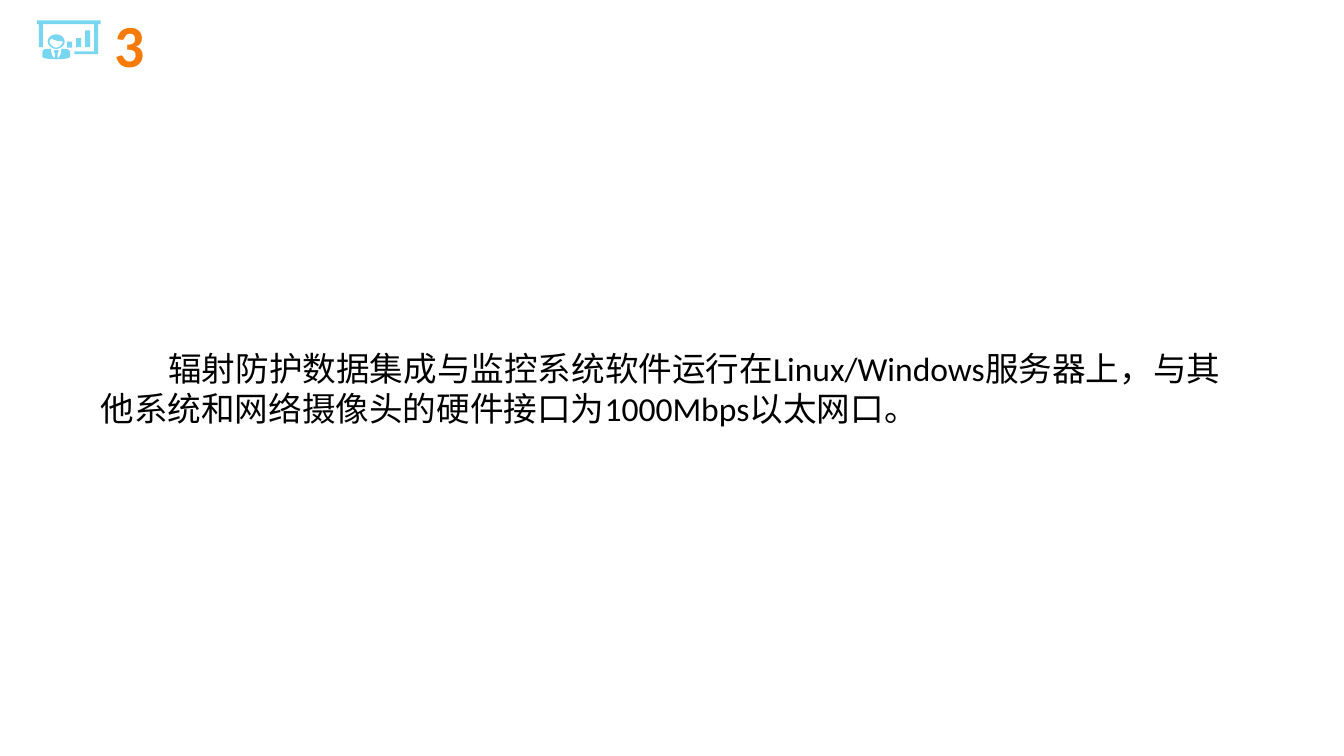
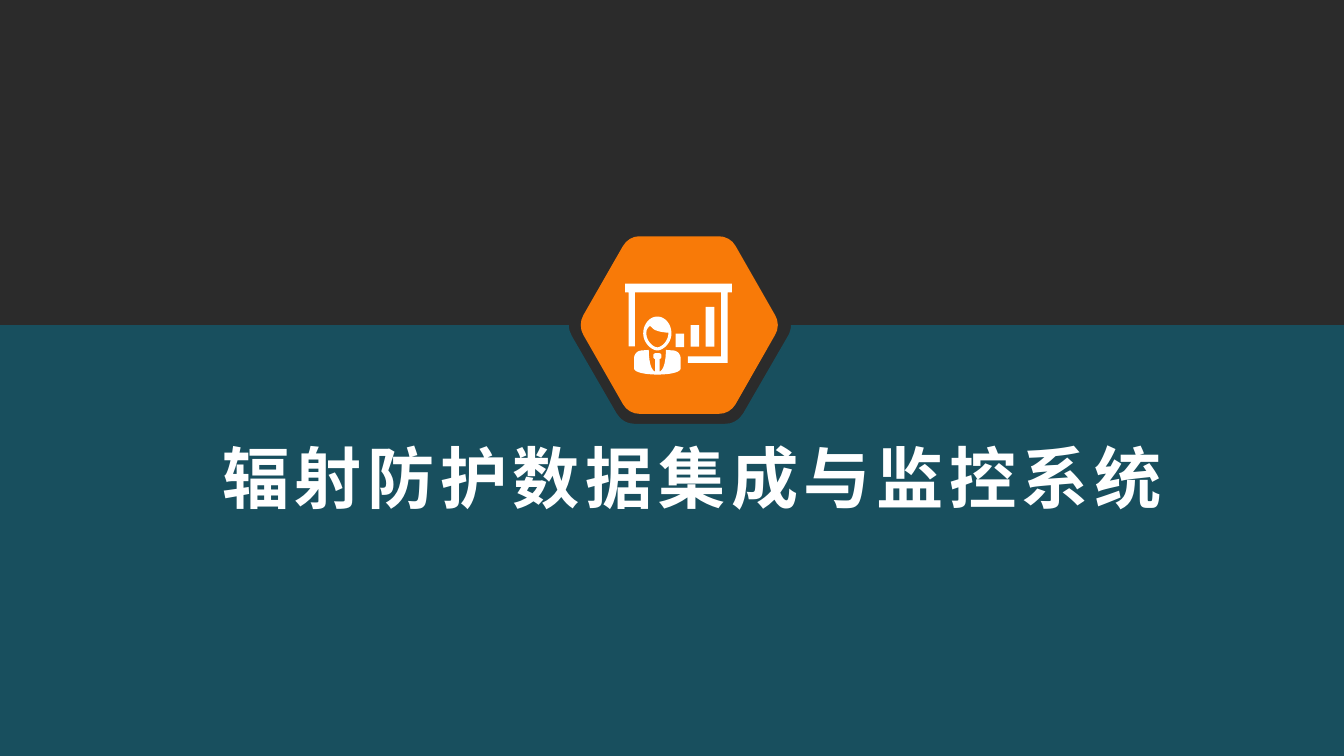
Before and after one commit to xiechongzhu/RadiationSystem, a slide deck: slide 8 of 项目文档/需求/辐射防护数据集成与监控系统软件需求分析报告.pptx (slide 31 before the commit). Drawn at 1344x756 pixels with LibreOffice and Linux fonts; fonts in the diff are those of the drawing; background and template pictures are left out; a plain dark background stands for a picture behind light text. Boxes give left, top, right and bottom in pixels: in the first picture for what was removed or moved away, otherwise in the second. Text is boxed around its words. In the diff, an @@ line names an element or a change of style, - is before the commit and + after.

```diff
--- a/项目文档/需求/辐射防护数据集成与监控系统软件需求分析报告.pptx
+++ b/项目文档/需求/辐射防护数据集成与监控系统软件需求分析报告.pptx
@@ freeform shape removed at (38, 20, 101, 59) @@
@@ title removed at (101, 28, 918, 427) @@
-3-1 硬件接口
@@ freeform shape added at (581, 237, 778, 414), fill #F87A08 @@
@@ freeform shape added at (625, 284, 731, 375), fill #FFFFFF @@
@@ freeform shape added at (0, 325, 1344, 756), fill #0E647C at 64% opacity @@
@@ text at (222, 445, 1162, 510): text changed; size 18 to 36 pt; font Calibri to Noto Sans CJK SC; text colour #000000 to #FFFFFF; bold on @@
-辐射防护数据集成与监控系统软件运行在Linux/Windows服务器上，与其他系统和网络摄像头的硬件接口为1000Mbps以太网口。
+  辐射防护数据集成与监控系统
```
Also in this commit, not shown: 3 other slides changed, 17 slides added, 29 slides removed, 15 other files.
